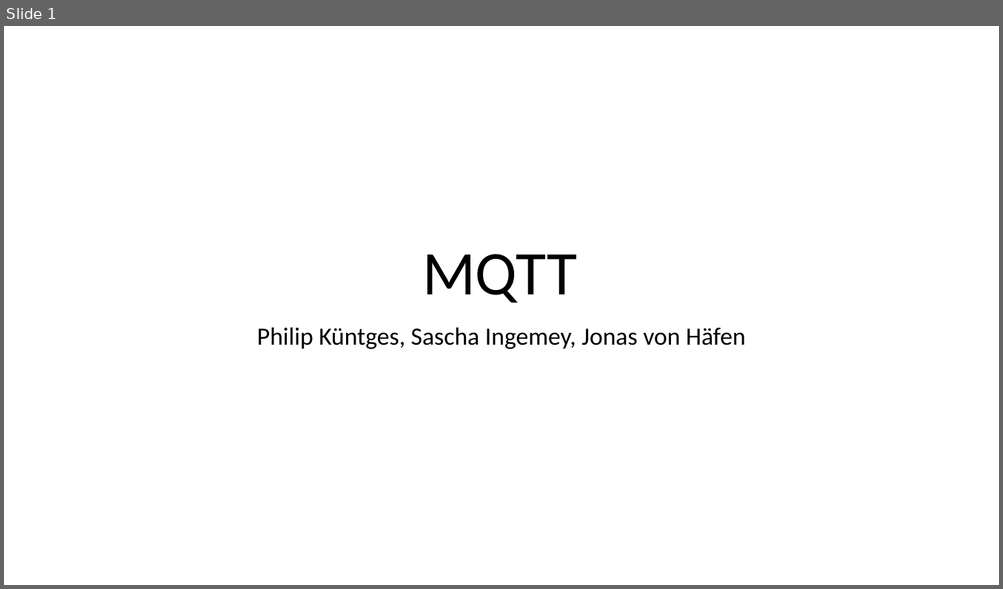
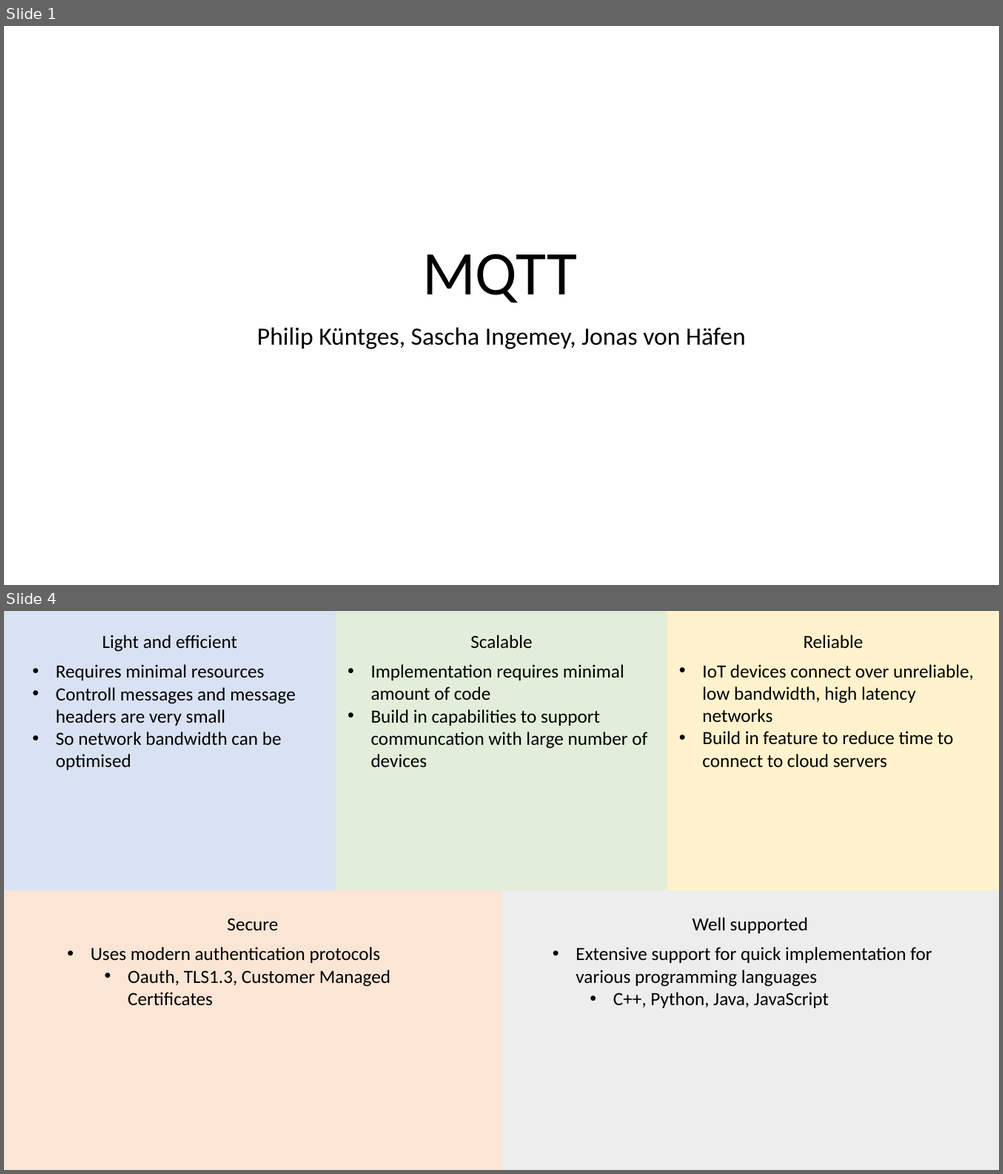
Before and after one commit to sebivenlo/ESD-2023-MQTT, a slide deck: Presentation/Jonas MQTT.pptx. Shown one above the other, each under a label of ours: slide 1 before the commit, slides 1 and 4 after it; the slides between them are not shown. The pictures are 1003x589 and 1003x1174 pixels, drawn with LibreOffice and Linux fonts; fonts in the diff are those of the drawing. Boxes give left, top, right and bottom in pixels: in the first picture for what was removed or moved away, otherwise in the second. Text is boxed around its words. In the diff, an @@ line names an element or a change of style, - is before the commit and + after.

```diff
--- a/Presentation/Jonas MQTT.pptx
+++ b/Presentation/Jonas MQTT.pptx
@@ slide 4 added at [4,611,999,1170], background #FFFFFF @@
@@ rectangle added at [4,611,336,891], fill #4472C4 at 20% opacity @@
@@ rectangle added at [336,611,666,891], fill #70AD47 at 20% opacity @@
@@ rectangle added at [667,611,999,891], fill #FFC000 at 20% opacity @@
@@ text added at [102,635,237,652], 18 pt, text #000000 @@
+Light and efficient
@@ text added at [470,635,532,648], 18 pt, text #000000 @@
+Scalable
@@ text added at [803,635,863,648], 18 pt, text #000000 @@
+Reliable
@@ text added at [56,664,296,770], 18 pt, text #000000 @@
+• Requires minimal resources
+• Controll messages and message headers are very small
+• So network bandwidth can be optimised
@@ text added at [371,664,647,767], 18 pt, text #000000 @@
+• Implementation requires minimal amount of code
+• Build in capabilities to support communcation with large number of devices
@@ text added at [702,664,973,768], 18 pt, text #000000 @@
+• IoT devices connect over unreliable, low bandwidth, high latency networks
+• Build in feature to reduce time to connect to cloud servers
@@ rectangle added at [4,891,502,1170], fill #ED7D31 at 20% opacity @@
@@ rectangle added at [502,891,999,1170], fill #A5A5A5 at 20% opacity @@
@@ text added at [227,918,278,931], 18 pt, text #000000 @@
+Secure
@@ text added at [692,917,808,934], 18 pt, text #000000 @@
+Well supported
@@ text added at [91,947,390,1006], 18 pt, text #000000 @@
+• Uses modern authentication protocols
+  • Oauth, TLS1.3, Customer Managed Certificates
@@ text added at [575,947,931,1008], 18 pt, text #000000 @@
+• Extensive support for quick implementation for various programming languages
+  • C++, Python, Java, JavaScript
```
Also in this commit, not shown: 3 slides changed, 7 other slides added, 2 slides removed, 1 other file.
